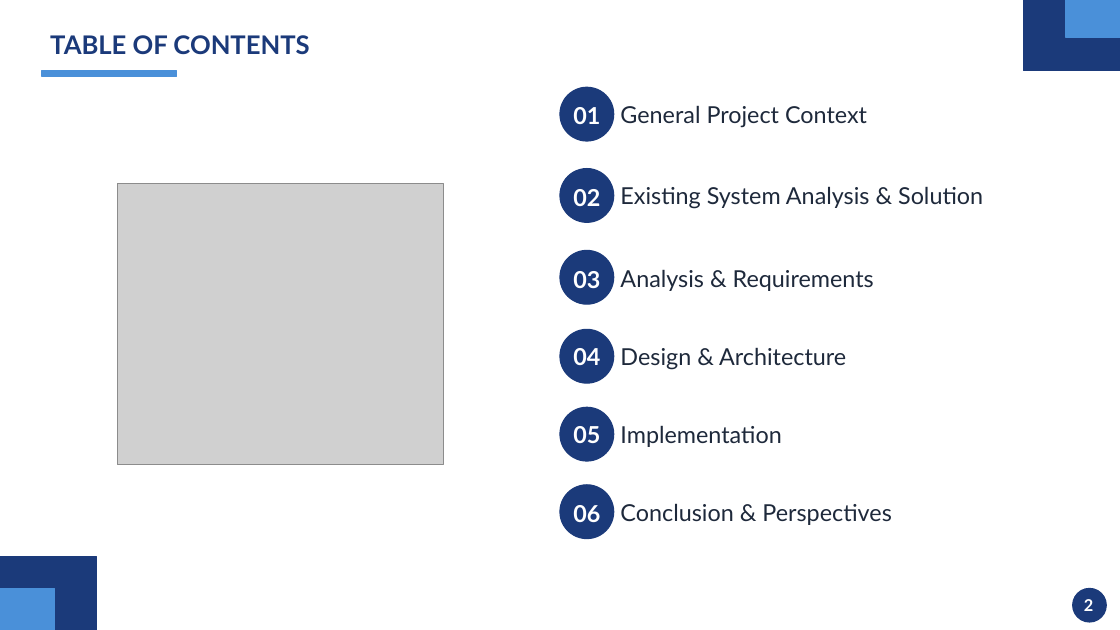
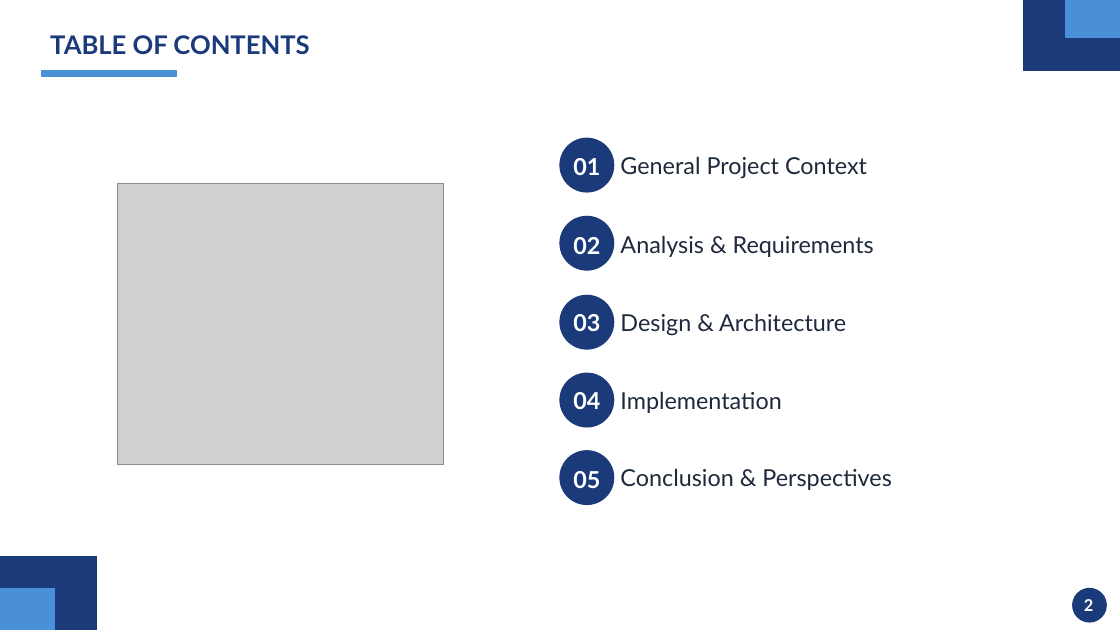
Before and after one commit to mahdi000666/DesignFlow, a slide deck: slide 2 of docs/Presentation.pptx. Drawn at 1120x630 pixels with LibreOffice and Linux fonts; fonts in the diff are those of the drawing; grey boxes stand for pictures. Boxes give left, top, right and bottom in pixels: in the first picture for what was removed or moved away, otherwise in the second. Text is boxed around its words. In the diff, an @@ line names an element or a change of style, - is before the commit and + after.

```diff
--- a/docs/Presentation.pptx
+++ b/docs/Presentation.pptx
@@ ellipse removed at [560, 169, 614, 223] @@
@@ text removed at [620, 186, 983, 209] @@
-Existing System Analysis & Solution
@@ 3 texts, 1 ellipse: place and size @@
-3 texts, 1 ellipse at [560, 87, 867, 206]
+3 texts, 1 ellipse at [560, 139, 867, 254]
@@ 5 texts, 4 ellipses: place and size @@
-5 texts, 4 ellipses at [560, 250, 891, 539]
+5 texts, 4 ellipses at [560, 217, 891, 505]
@@ 3 texts: place and size @@
-3 texts at [573, 274, 600, 443]
+3 texts at [573, 314, 600, 488]
@@ text removed at [573, 505, 600, 522] @@
-06
```
Also in this commit, not shown: 27 other slides changed, 1 slide removed.
